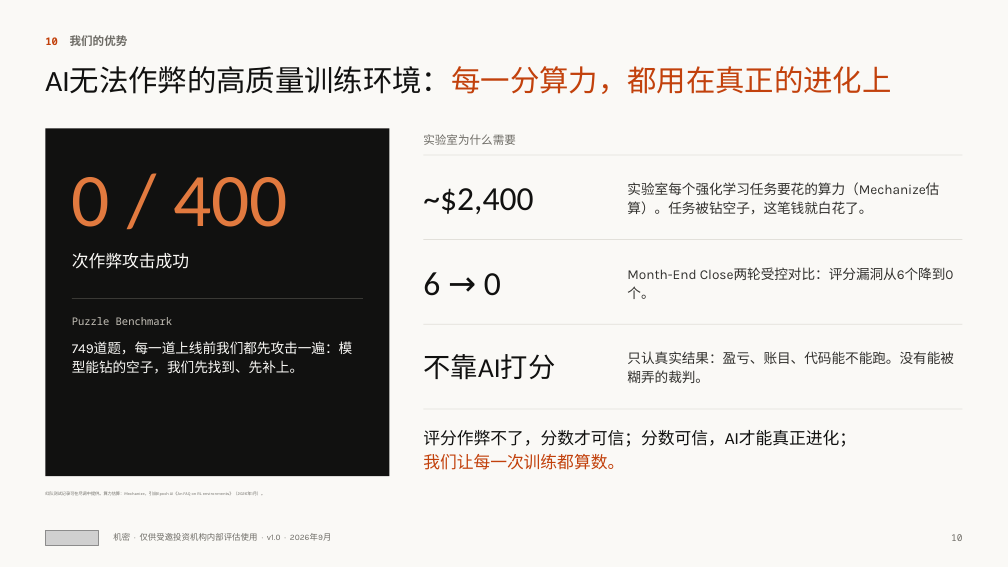
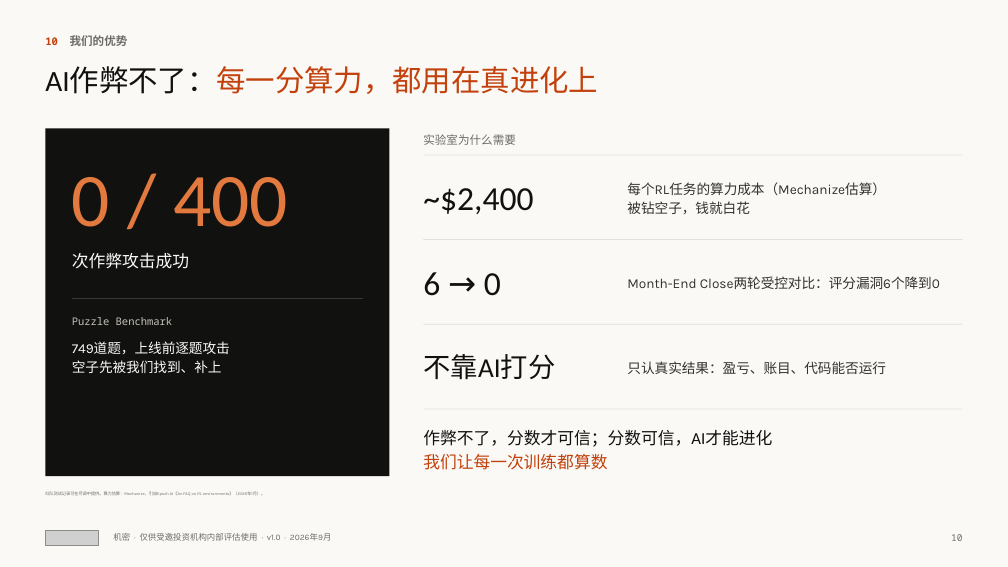
Before and after one commit to wangchen0802/Delta1, a slide deck: slide 10 of SimReal-BP-v17.pptx. Drawn at 1008x567 pixels with LibreOffice and Linux fonts; fonts in the diff are those of the drawing; grey boxes stand for pictures. Boxes give left, top, right and bottom in pixels: in the first picture for what was removed or moved away, otherwise in the second. Text is boxed around its words. In the diff, an @@ line names an element or a change of style, - is before the commit and + after.

```diff
--- a/SimReal-BP-v17.pptx
+++ b/SimReal-BP-v17.pptx
@@ text at [45,66,598,94]: text changed; text colour #111110 to #C2410C @@
-AI无法作弊的高质量训练环境：每一分算力，都用在真正的进化上
+AI作弊不了：每一分算力，都用在真进化上
@@ text at [627,182,886,214]: text changed @@
-实验室每个强化学习任务要花的算力（Mechanize估算）。任务被钻空子，这笔钱就白花了。
+每个RL任务的算力成本（Mechanize估算）
+被钻空子，钱就白花
@@ text at [627,276,940,289]: text changed @@
-Month-End Close两轮受控对比：评分漏洞从6个降到0个。
+Month-End Close两轮受控对比：评分漏洞6个降到0
@@ text at [72,341,230,373]: text changed @@
-749道题，每一道上线前我们都先攻击一遍：模型能钻的空子，我们先找到、先补上。
+749道题，上线前逐题攻击
+空子先被我们找到、补上
@@ text at [627,361,886,374]: text changed @@
-只认真实结果：盈亏、账目、代码能不能跑。没有能被糊弄的裁判。
+只认真实结果：盈亏、账目、代码能否运行
@@ text at [423,430,772,470]: text changed @@
-评分作弊不了，分数才可信；分数可信，AI才能真正进化；
-我们让每一次训练都算数。
+作弊不了，分数才可信；分数可信，AI才能进化
+我们让每一次训练都算数
```
Also in this commit, not shown: 17 other slides changed, 2 other files.
